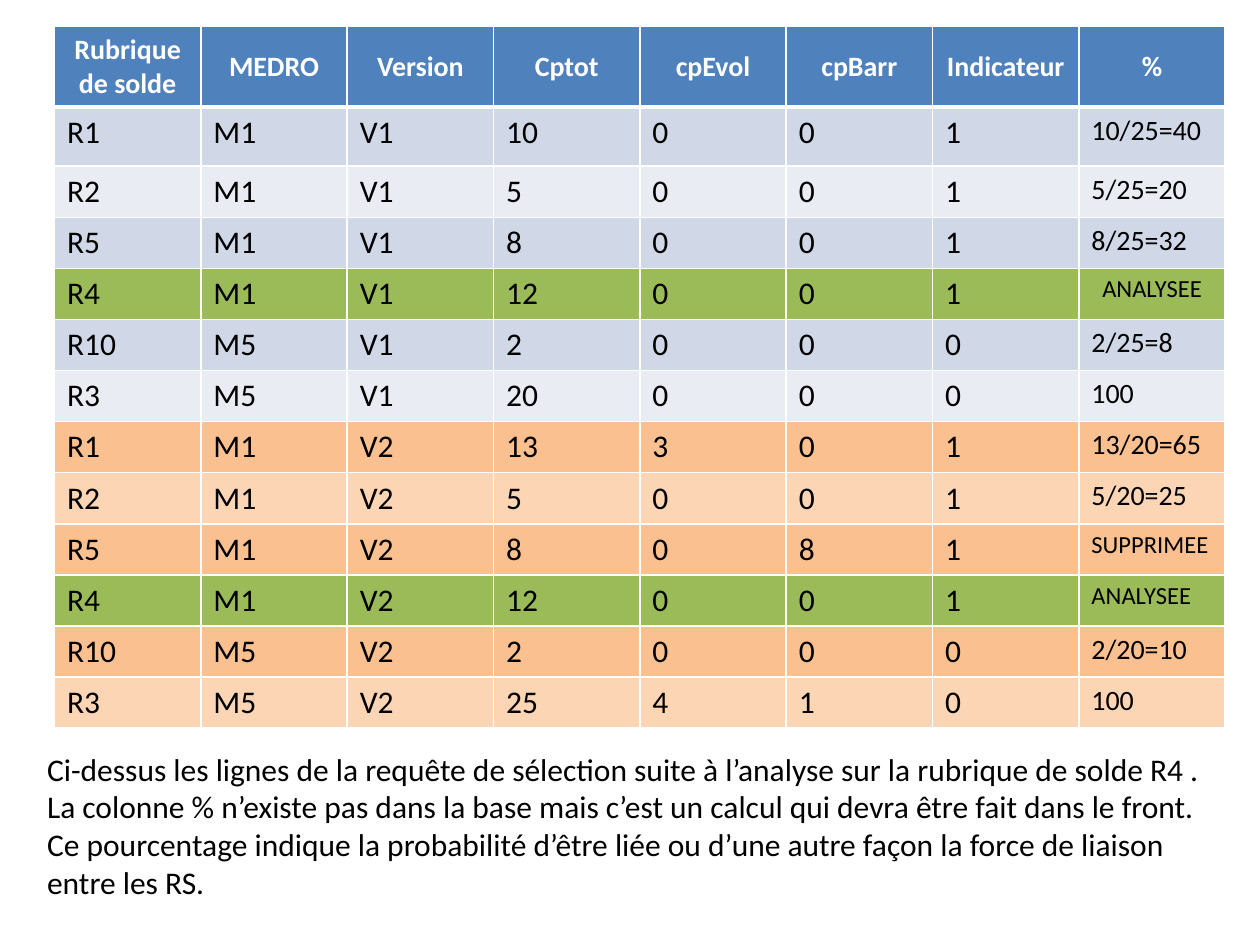
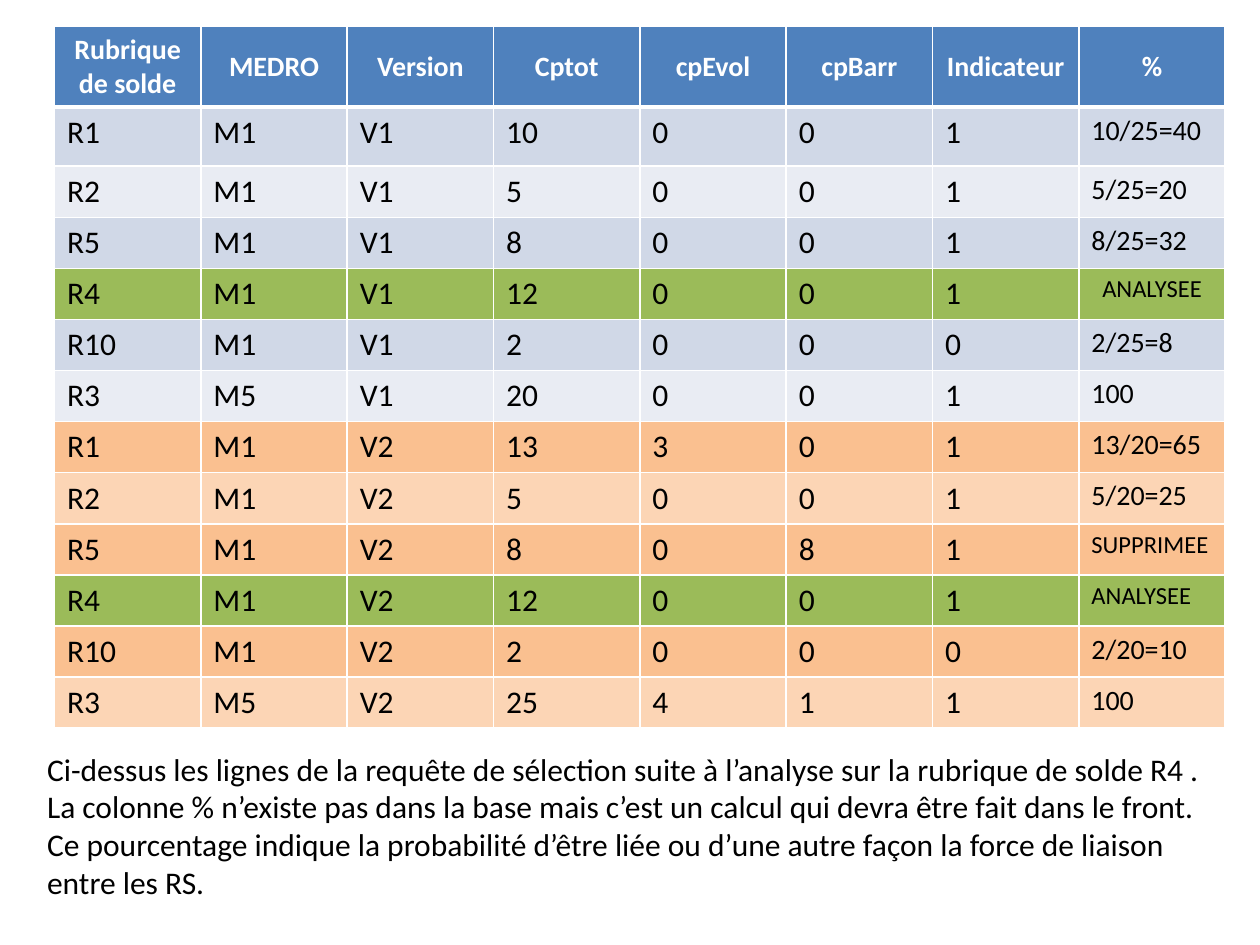
Before and after one commit to brunB/VISUAl_RS, a slide deck: slide 1 of Documentations/description_fonctionnelle_du_besoin.pptx. Drawn at 1260x945 pixels with LibreOffice and Linux fonts; fonts in the diff are those of the drawing. Boxes give left, top, right and bottom in pixels: in the first picture for what was removed or moved away, otherwise in the second. Text is boxed around its words. In the diff, an @@ line names an element or a change of style, - is before the commit and + after.

```diff
--- a/Documentations/description_fonctionnelle_du_besoin.pptx
+++ b/Documentations/description_fonctionnelle_du_besoin.pptx
@@ table at <box>54,26,1223,727</box> @@
-row 6, column 2: M5
+row 6, column 2: M1
-row 7, column 7: 0
+row 7, column 7: 1
-row 12, column 2: M5
+row 12, column 2: M1
-row 13, column 7: 0
+row 13, column 7: 1
```
Also in this commit, not shown: 2 other slides changed, 1 other file.
